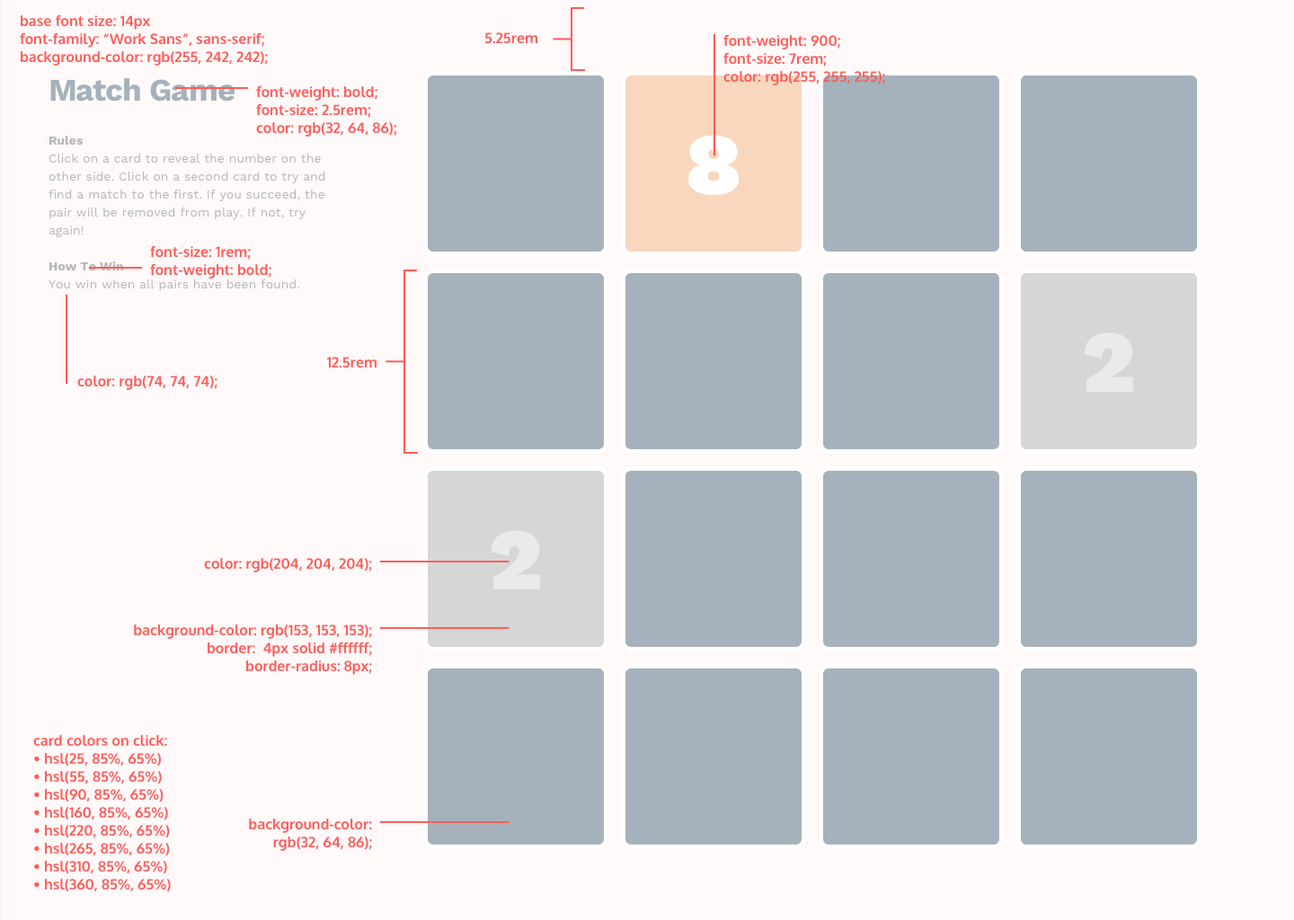
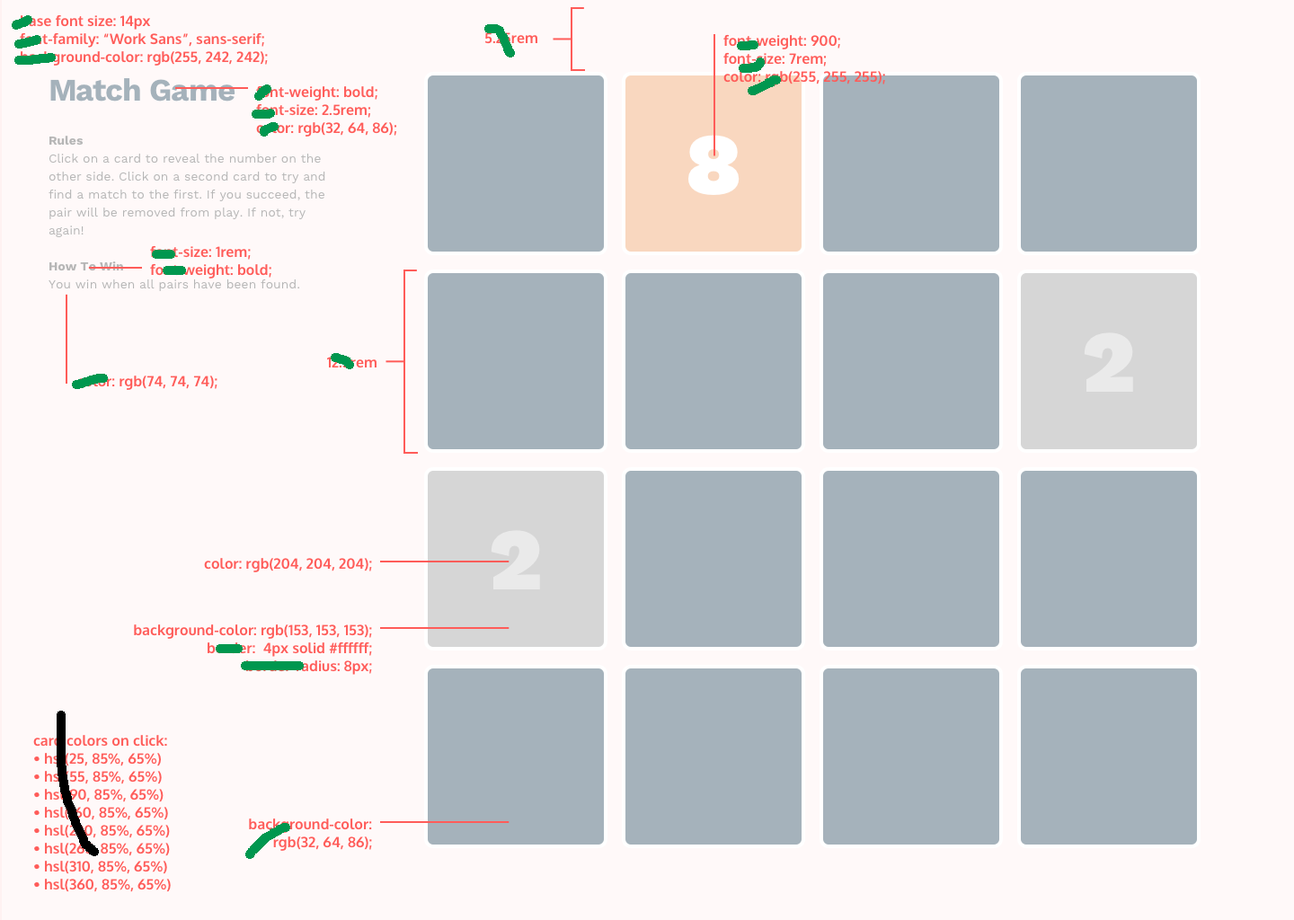
Layers edited between the first and the second 1294 × 920 image:
added layer "notes" above "specs" over left=11, top=15, right=782, bottom=860
